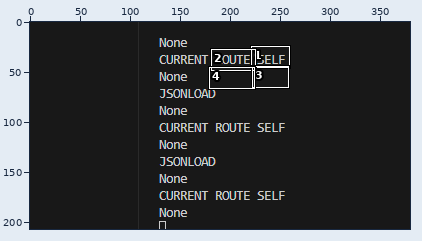
Two states of a sprite sheet, CaughtImage.png. The picture above shows the old version from afar; the outline marks the close-up.
Close-up. Before:
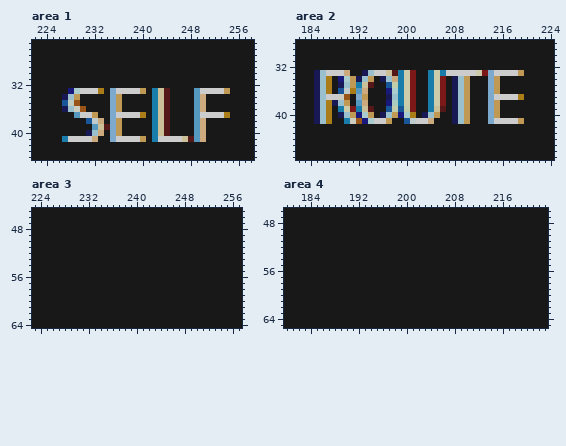
The file is 380x207 pixels. Colours within 5 levels of each other are drawn and written as one. Shown: area 1: x 222..258, y 25..44; area 2: x 182..224, y 28..47; area 3: x 223..257, y 45..64; area 4: x 180..223, y 46..65. The commit also changed other parts of the picture, which this record leaves out.
New version:
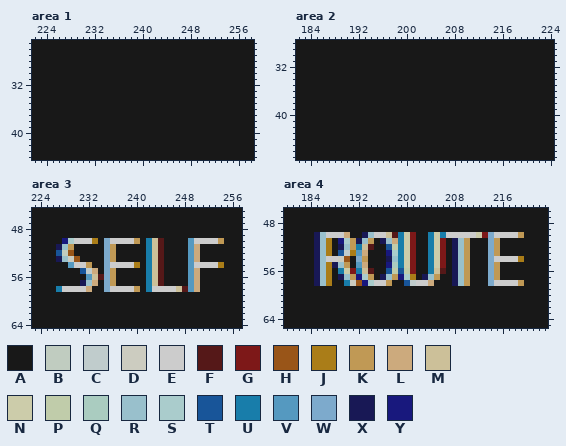
Palette (. is transparent): A #181818  B #c0ccc0  C #c0cccc  D #ccccc0  E #cccccc  F #551818  G #7d1818  H #995518  J #aa7d18  K #c09955  L #ccaa7d  M #ccc099  N #ccccaa  P #c0ccaa  Q #aaccc0  R #99c0cc  S #aacccc  T #185599  U #187daa  V #5599c0  W #7daacc  X #181855  Y #18187d
Diff:
Changed rows in their new state; - is an unchanged pixel.
Area 1:
first column x 227:
33 -AAAAAA-AAAAAA-AAA----AAAAAA
34 AAA-----AA-----AAA----AA----
35 AAA-----AA-----AAA----AA----
36 AAAA----AA-----AAA----AA----
37 --AAAA--AAAAAA-AAA----AAAAAA
38 ----AAA-AA-----AAA----AA----
39 -----AAAAA-----AAA----AA----
40 ----AAA-AA-----AAA----AA----
41 AAAAAA--AAAAAA-AAAAAAAAA----
Area 2:
first column x 185:
33 AAAAAA--AAAAAAAAA--AAAAAAAAAAAAAAAA
34 AAA-AAAAAA-AAAAAA--AAA-AAA---AA----
35 AAA-AAAAAA--AAAAA--AAA-AAA---AA----
36 AAA-AAAAA---AAAAA--AAA-AAA---AA----
37 AAAAAA-AA---AAAAA--AAA-AAA---AAAAAA
38 AAAAAA-AA---AAAAA--AAA-AAA---AA----
39 AAA-AAAAAA--AAAAA--AAA-AAA---AA----
40 AAA-AAAAAA-AAAAAA-AAA--AAA---AA----
41 AAA--AAAAAAAA--AAAAA---AAA---AAAAAA
Area 3:
first column x 227:
50 -YSEEEJ-WEEEEK-UMF----VEEEEK
51 XRK-----WK-----UMF----VL----
52 TBH-----WK-----UMF----VL----
53 XRDH----WK-----UMF----VL----
54 --VEEK--WEEEEJ-UMF----VEEEEJ
55 ----TCL-WK-----UMF----VL----
56 -----VMFWK-----UMF----VL----
57 ----XRL-WK-----UMF----VL----
58 UEEEEL--WEEEEK-UEEEEMFVL----
Area 4:
first column x 185:
50 XREEEL--XREEMFUNG--UNUEEEEENGWEEEEK
51 XRJ-YSKXRK-XRLUNG--UNG-XRK---WK----
52 XRJ-XRKUMF--TPUNG--UNG-XRK---WK----
53 XRJ-TCJVL---YSUNG--UNG-XRK---WK----
54 XREEDH-WK---XRUNG--UNG-XRK---WEEEEJ
55 XRJXRK-VL---YQUNG--UNG-XRK---WK----
56 XRJ-UNGUMF--TPTPG--UMF-XRK---WK----
57 XRJ-XRKYSK-XRKYSJ-XRK--XRK---WK----
58 XRJ--UDHYSEEK--TCEEL---XRK---WEEEEK
Boxes around the changes in both close-ups, in picture pixels (x1, y1, x2, y2):
changed: (62, 88, 230, 142)
changed: (314, 70, 524, 124)
changed: (56, 238, 224, 292)
changed: (314, 232, 524, 286)
